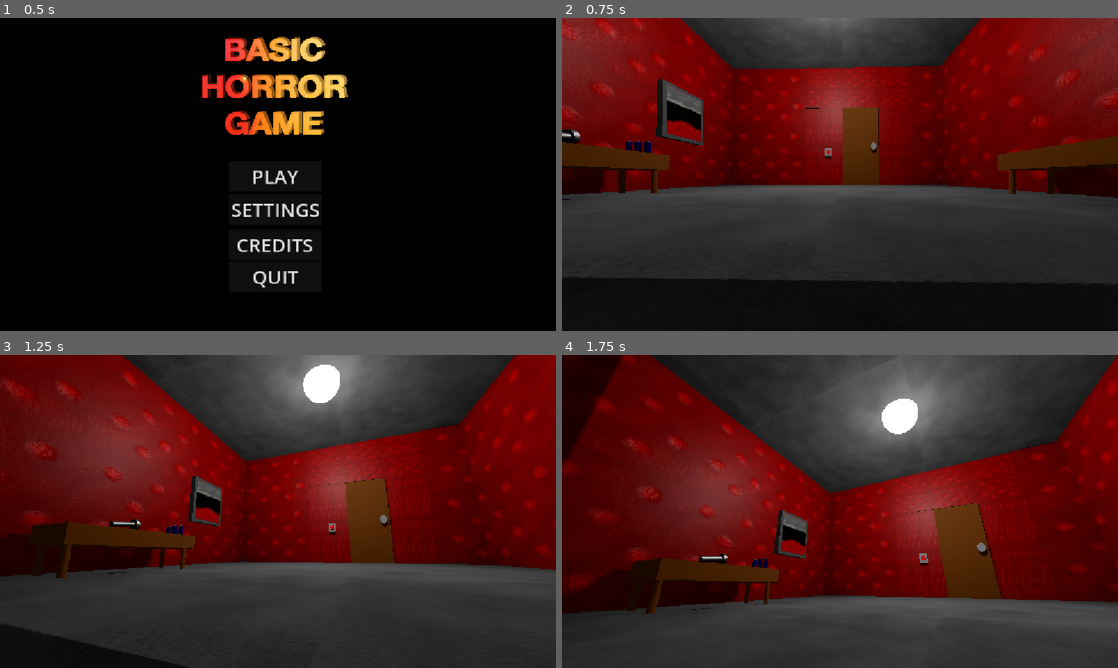
Above: before the commit, frames 1-4 (two rows, left to right).
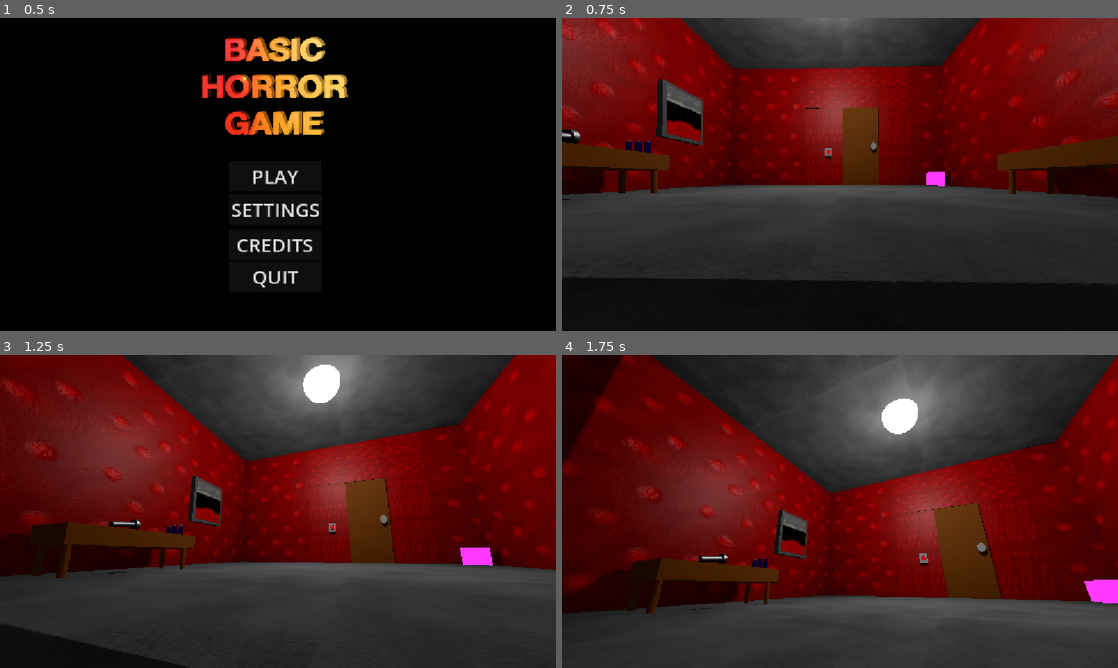
Above: after the commit, the same moments.

Repository: christiannoll/Basic3DGame
Game: Godot game, scene res://Scenes/main_menu.tscn
Two runs of this game, one before a commit and one after it. Both use one fixed random seed, a clock stepped at 60 frames per second and the inputs below. The engine's default icon, where the game draws it, is replaced by a stand-in: a white triangle on a blue panel in a dark square.
Inputs (mouse positions are in pixels of both pictures, inside the frame that each line leads up to):
- Up to frame 1 (0.5 s): no input
- Up to frame 2 (0.75 s): click "PLAY" at 0.5 s
- Up to frame 3 (1.25 s): no input
- Up to frame 4 (1.75 s): move the mouse to (867, 511) at 1.27 s; hold W (forward) from 1.28 s (still down); tap F (flashlight) at 1.35 s; tap Space (jump) at 1.52 s

Frame 1 is identical in both runs. In frame 2, 0.2% of the frame differs, in the area x 65-70%, y 49-54%; in frame 3, 0.3%; in frame 4, 0.4%, in the area x 93-100%, y 71-80%.

Commit message:
Added first object

Diff:
--- a/Scenes/level.tscn
+++ b/Scenes/level.tscn
@@ -30,6 +30,7 @@
 [ext_resource type="PackedScene" uid="uid://xmdo80gtwcuh" path="res://Scenes/painting.tscn" id="27_53r2q"]
 [ext_resource type="Material" uid="uid://cwewsb21mrioe" path="res://Materials/painting.tres" id="28_luodc"]
 [ext_resource type="Material" uid="uid://d383h53nlvskc" path="res://Materials/scare_painting.tres" id="29_1cgv8"]
+[ext_resource type="PackedScene" uid="uid://bw0y0b3klt5se" path="res://Scenes/object.tscn" id="31_t205d"]
 
 [sub_resource type="ProceduralSkyMaterial" id="ProceduralSkyMaterial_51e2h"]
 sky_horizon_color = Color(0.66224277, 0.6717428, 0.6867428, 1)
@@ -770,6 +771,9 @@
 light_on = ExtResource("7_hcs0j")
 toggle = true
 
+[node name="Object" parent="." unique_id=1694144766 instance=ExtResource("31_t205d")]
+transform = Transform3D(0.5, 0, 0, 0, 0.5, 0, 0, 0, 0.5, -7.8562284, 0.8177569, -25.381851)
+
 [connection signal="body_entered" from="Scare_Trigger/scare_trigger" to="Scare_Trigger/scare_trigger" method="trigger_entered"]
 [connection signal="body_entered" from="Scare_Trigger/scare_trigger2" to="Scare_Trigger/scare_trigger2" method="trigger_entered"]
 [connection signal="body_entered" from="monster_spawner" to="monster_spawner" method="spawn_monster"]
